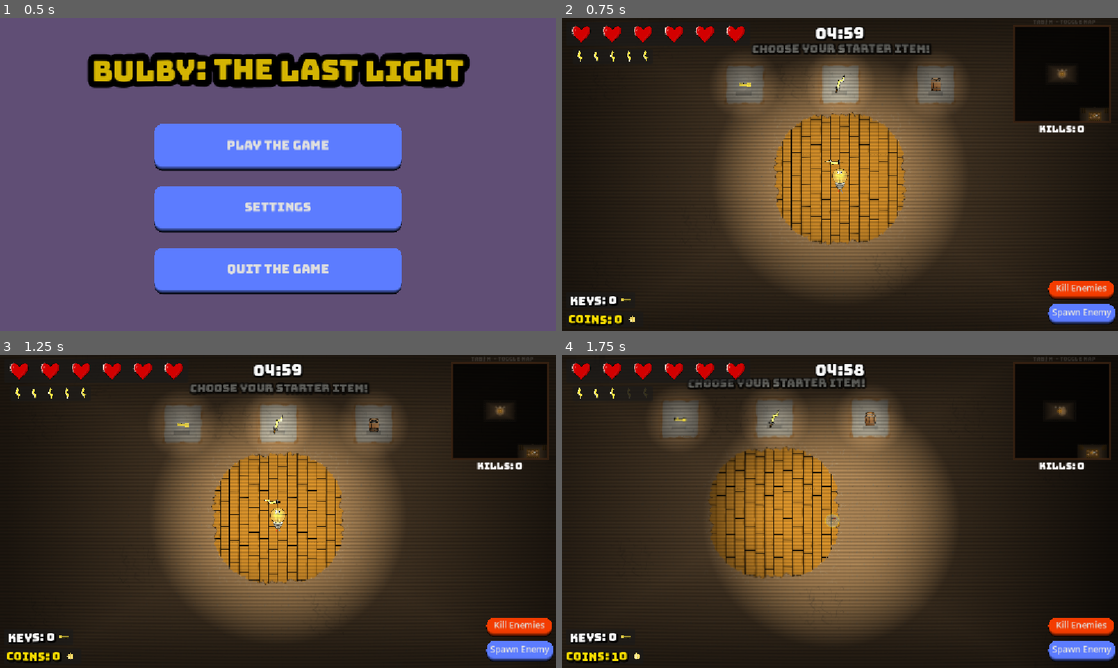
Above: before the commit, frames 1-4 (two rows, left to right).
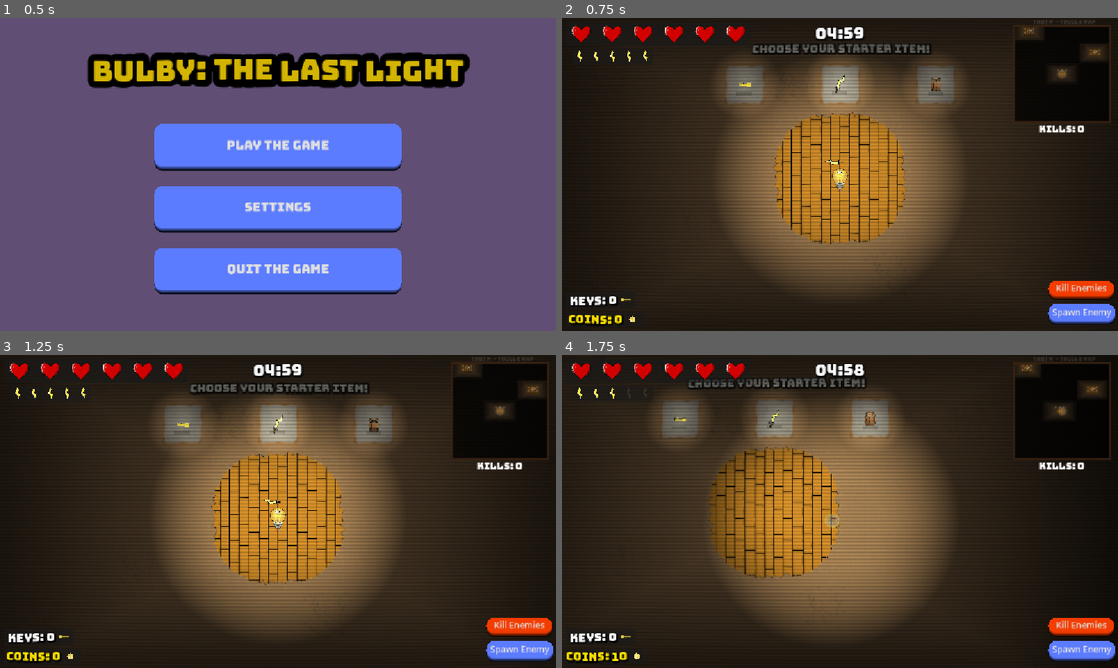
Above: after the commit, the same moments.

Repository: olssonrasmus792-a11y/bindelse-av-isac
Game: Godot game, scene res://Scenes/main_menu.tscn
Two runs of this game, one before a commit and one after it. Both use one fixed random seed, a clock stepped at 60 frames per second and the inputs below. The engine's default icon, where the game draws it, is replaced by a stand-in: a white triangle on a blue panel in a dark square.
Inputs (mouse positions are in pixels of both pictures, inside the frame that each line leads up to):
- Up to frame 1 (0.5 s): no input
- Up to frame 2 (0.75 s): click "play the game" at 0.5 s
- Up to frame 3 (1.25 s): no input
- Up to frame 4 (1.75 s): move the mouse to (962, 495) at 1.27 s; hold D (right) from 1.28 s (still down); hold C (c) from 1.28 s (still down); click (962, 495) at 1.42 s; tap Space (roll) at 1.55 s

Frame 1 is identical in both runs. In frame 2, 0.5% of the frame differs, in the area x 81-98%, y 2-33%; in frame 3, 0.5%; in frame 4, 0.5%.

Commit message:
item stats

Diff:
--- a/Resources/Items/Barrel.tres
+++ b/Resources/Items/Barrel.tres
@@ -10,4 +10,7 @@
 stat_colors = Array[Color]([Color(0, 0.78431374, 0.39215687, 1), Color(0, 0.78431374, 0.39215687, 1)])
 price = 10
 icon = ExtResource("1_vu4p0")
+tracked_stats = Array[String](["Damage dealt"])
+tracked_stat_values = Array[int]([0])
+tracked_stat_colors = Array[Color]([Color(1, 1, 1, 1)])
 metadata/_custom_type_script = "uid://i88s36u6b2ej"
--- a/Resources/Items/CagedMuddy.tres
+++ b/Resources/Items/CagedMuddy.tres
@@ -10,4 +10,7 @@
 stat_colors = Array[Color]([Color(0, 0.78431374, 0.39215687, 1)])
 price = 10
 icon = ExtResource("1_lh3i0")
+tracked_stats = Array[String](["Extra muddies spawned"])
+tracked_stat_values = Array[int]([0])
+tracked_stat_colors = Array[Color]([Color(1, 1, 1, 1)])
 metadata/_custom_type_script = "uid://i88s36u6b2ej"
--- a/Resources/Items/Sword.tres
+++ b/Resources/Items/Sword.tres
@@ -10,4 +10,7 @@
 stat_colors = Array[Color]([Color(0.8901961, 0.36862746, 0.03529412, 1), Color(0.45452452, 0.45452416, 0.45452422, 1)])
 price = 10
 icon = ExtResource("1_qvvkx")
+tracked_stats = Array[String](["Damage dealt", "Extra enemies spawned"])
+tracked_stat_values = Array[int]([0, 0])
+tracked_stat_colors = Array[Color]([Color(9.62615e-08, 0.8229906, 1.1551381e-06, 1), Color(0.72156864, 0, 0, 1)])
 metadata/_custom_type_script = "uid://i88s36u6b2ej"
--- a/Scenes/main.tscn
+++ b/Scenes/main.tscn
@@ -542,14 +542,15 @@
 vertical_alignment = 1
 metadata/_edit_use_anchors_ = true
 
-[node name="ItemDamage" type="Label" parent="UI/InventoryUI/Tooltip"]
+[node name="ItemTrackedStats" type="Label" parent="UI/InventoryUI/Tooltip"]
 layout_mode = 1
 anchors_preset = -1
 anchor_left = 0.35714287
-anchor_top = 0.78571427
+anchor_top = 0.72321427
 anchor_right = 0.96428573
 anchor_bottom = 0.9285714
 theme_override_colors/font_shadow_color = Color(0, 0, 0, 1)
+theme_override_constants/line_spacing = -3
 theme_override_fonts/font = ExtResource("8_6iyac")
 theme_override_font_sizes/font_size = 8
 text = "Damage Dealt: 0"
--- a/Scripts/GameState.gd
+++ b/Scripts/GameState.gd
@@ -9,8 +9,9 @@
 var combo := 0
 var rooms_cleared := 0
 
-var enemies_per_room = 3
-var muddy_spawn_rate = 10
+var enemy_start_count = 3
+var muddy_base_spawn_rate = 10
+var muddy_spawn_rate = muddy_base_spawn_rate
 var snail_spawn_rate = 20
 var stoney_spawn_rate = 20
 
@@ -31,7 +32,7 @@
 	coins = 0
 	kills = 0
 	rooms_cleared = 0
-	enemies_per_room = 3
+	enemy_start_count = 3
 	boss_killed = false
 	boss_spawned = false
 	taken_upgrades.clear()
@@ -43,3 +44,17 @@
 		if item.name == item_name:
 			count += 1
 	return count
+
+func get_enemy_amount():
+	var amount = enemy_start_count
+
+	amount += rooms_cleared * 2
+
+	for item in GameState.taken_items:
+		if item.name == "Sword":
+			item.tracked_stat_values[1] += (roundi(amount * 0.25 * get_item_count("Sword")))
+
+	amount += amount * 0.25 * get_item_count("Sword")
+	amount = roundi(amount)
+
+	return amount
--- a/Scripts/barrel_explosion.gd
+++ b/Scripts/barrel_explosion.gd
@@ -59,9 +59,10 @@
 	total_damage = explosion_damage
 
 	total_damage *= 1 + (GameState.get_item_count("Barrel") * 0.5)
+
 	for item in GameState.taken_items:
 		if item.name == "Barrel":
-			item.damage_dealt += total_damage - explosion_damage
+			item.tracked_stat_values[0] += int(total_damage - explosion_damage)
 			break
 
 	return int(total_damage)
--- a/Scripts/inventory_ui.gd
+++ b/Scripts/inventory_ui.gd
@@ -6,7 +6,7 @@
 @onready var item_description: RichTextLabel = $Tooltip/ItemDescription
 @onready var item_icon: TextureRect = $Tooltip/ItemIcon
 @onready var item_amount: Label = $Tooltip/ItemAmount
-@onready var item_damage: Label = $Tooltip/ItemDamage
+@onready var item_tracked_stats: Label = $Tooltip/ItemTrackedStats
 
 var slot_scene = preload("res://Scenes/item_slot.tscn")
 
@@ -21,11 +21,16 @@
 
 	var stacked_items = get_stacked_items(GameState.taken_items)
 
-	for item in stacked_items.keys():
-		var count = stacked_items[item]
+	for key in stacked_items.keys():
+
+		var entry = stacked_items[key]
+
+		var item = entry["item"]
+		var count = entry["count"]
 
 		var slot = slot_scene.instantiate()
 		grid.add_child(slot)
+
 		slot.set_item(item, count)
 
 		slot.hovered.connect(_on_item_hovered)
@@ -35,25 +40,53 @@
 	var stacked := {}
 
 	for item in items:
-		if stacked.has(item):
-			stacked[item] += 1
-		else:
-			stacked[item] = 1
+
+		var key = item.name
+
+		if not stacked.has(key):
+			stacked[key] = {
+				"item": item,
+				"count": 0,
+				"values": item.tracked_stat_values.duplicate()
+			}
+
+		stacked[key]["count"] += 1
+
+		# Add tracked values
+		for i in range(item.tracked_stat_values.size()):
+			stacked[key]["values"][i] += item.tracked_stat_values[i]
 
 	return stacked
 
 func _on_item_hovered(item: ItemData, count: int):
+
 	tooltip.visible = true
+
 	item_name.text = item.name
 	item_description.text = item.description
+
 	if item.description == "":
-		item_description.text = get_stats_text(item.stats, item.stat_colors)
+		item_description.text = get_stats_text(
+			item.stats,
+			item.stat_colors
+		)
+
 	item_icon.texture = item.icon
 	item_amount.text = "x" + str(count)
-	if item.damage_dealt > 0:
-		item_damage.text = "Damage dealt: " + str(item.damage_dealt)
-	else:
-		item_damage.text = ""
+
+	var tracked_text := ""
+
+	for i in range(item.tracked_stats.size()):
+
+		var stat_name = item.tracked_stats[i]
+		var stat_value = item.tracked_stat_values[i]
+
+		tracked_text += stat_name + ": " + str(stat_value)
+
+		if i < item.tracked_stats.size() - 1:
+			tracked_text += "\n"
+
+	item_tracked_stats.text = tracked_text
 
 func _on_item_unhovered():
 	tooltip.visible = false
--- a/Scripts/item.gd
+++ b/Scripts/item.gd
@@ -83,8 +83,6 @@
 				barrels.explosion_size = clamp(barrels.explosion_size, 1, 16)
 				barrels.explosion_particles *= 1.05
 				barrels.explosion_particles = clamp(barrels.explosion_particles, 20, 60)
-		"Sword":
-			GameState.enemies_per_room *= 1.25
 		"Caged Muddy":
 			GameState.muddy_spawn_rate *= 1.2
 
--- a/Scripts/item_data.gd
+++ b/Scripts/item_data.gd
@@ -7,4 +7,7 @@
 @export var stat_colors: Array[Color] = []
 @export var price: int
 @export var icon: Texture2D
-@export var damage_dealt: int
+
+@export var tracked_stats: Array[String] = []
+@export var tracked_stat_values: Array[int] = []
+@export var tracked_stat_colors: Array[Color] = []
--- a/Scripts/player.gd
+++ b/Scripts/player.gd
@@ -292,7 +292,7 @@
 	total_damage += GameState.get_item_count("Sword")
 	for item in GameState.taken_items:
 		if item.name == "Sword":
-			item.damage_dealt += 1
+			item.tracked_stat_values[0] += 1
 
 	return total_damage
 
--- a/Scripts/room.gd
+++ b/Scripts/room.gd
@@ -2,10 +2,11 @@
 @onready var room: Node2D = $"."
 
 @export var enemy_scenes = [
-	{ "scene": preload("res://Scenes/Enemies/Muddy.tscn"), "weight": GameState.muddy_spawn_rate },
-	{ "scene": preload("res://Scenes/Enemies/Snail.tscn"), "weight": GameState.snail_spawn_rate },
-	{ "scene": preload("res://Scenes/Enemies/stoney.tscn"), "weight": GameState.stoney_spawn_rate }
+	preload("res://Scenes/Enemies/Muddy.tscn"),
+	preload("res://Scenes/Enemies/Snail.tscn"),
+	preload("res://Scenes/Enemies/stoney.tscn")
 ]
+
 @export var clover_boss_scene := preload("res://Scenes/clover_boss.tscn")
 @export var coin_scene = preload("res://Scenes/Coin.tscn")
 @export var key_scene := preload("res://Scenes/Key.tscn")
@@ -158,7 +159,6 @@
 func on_room_cleared():
 	open_room()
 	GameState.rooms_cleared += 1
-	GameState.enemies_per_room += 2
 
 func close_door(door):
 	door.get_node("Door").visible = true
@@ -173,25 +173,43 @@
 func get_enemy_container() -> Node:
 	return get_tree().get_first_node_in_group("enemy_container")
 
+func get_enemy_weight(scene):
+	if scene == preload("res://Scenes/Enemies/Muddy.tscn"):
+		return GameState.muddy_spawn_rate
+
+	if scene == preload("res://Scenes/Enemies/Snail.tscn"):
+		return GameState.snail_spawn_rate
+
+	if scene == preload("res://Scenes/Enemies/stoney.tscn"):
+		return GameState.stoney_spawn_rate
+
+	return 1
+
 func pick_weighted_enemy():
 	var total_weight = 0
 
 	for e in enemy_scenes:
-		total_weight += e.weight
+		total_weight += get_enemy_weight(e)
 
 	var roll = randf_range(0, total_weight)
 	var current = 0
 
 	for e in enemy_scenes:
-		current += e.weight
+		var weight = get_enemy_weight(e)
+		current += weight
+
 		if roll <= current:
-			return e.scene
-
-	return enemy_scenes[0].scene
+			if e == preload("res://Scenes/Enemies/Muddy.tscn") and roll > GameState.muddy_base_spawn_rate:
+				for item in GameState.taken_items:
+					if item.name == "Caged Muddy":
+						item.tracked_stat_values[0] += 1
+			return e
+
+	return enemy_scenes[0]
 
 func spawn_enemies():
 	var enemies = get_enemy_container()
-	for x in range(GameState.enemies_per_room):
+	for x in range(GameState.get_enemy_amount()):
 		var enemy_scene = pick_weighted_enemy()
 		var enemy = enemy_scene.instantiate()
 		enemy.global_position.x = global_position.x + room_width/2 - tile_size * 3 + randf_range(-room_width/4, room_width/4)
--- a/Scripts/room_generator.gd
+++ b/Scripts/room_generator.gd
@@ -14,8 +14,8 @@
 @export var start_room_scene = preload("res://Scenes/room_start.tscn")
 @export var shop_scene = preload("res://Scenes/room_shop.tscn")
 var shop_rooms_spawned = 0
-var min_shop_rooms = 2
-var max_shop_rooms = 5
+var min_shop_rooms = 4
+var max_shop_rooms = 8
 
 @export var player_scene = preload("res://Scenes/player.tscn")
 @export var chest_scene = preload("res://Scenes/Chest.tscn")
@@ -23,8 +23,8 @@
 @export var room_size := Vector2i(GameState.room_tiles_x, GameState.room_tiles_y) # tiles
 @onready var camera_2d: Camera2D = $"../Player/Camera2D"
 @export var tile_size := 200.0
-@export var dungeon_width := 4.0
-@export var dungeon_height := 4.0
+@export var dungeon_width := 3.0
+@export var dungeon_height := 3.0
 var room_width  = GameState.room_tiles_x * tile_size
 var room_height = GameState.room_tiles_y * tile_size
 
